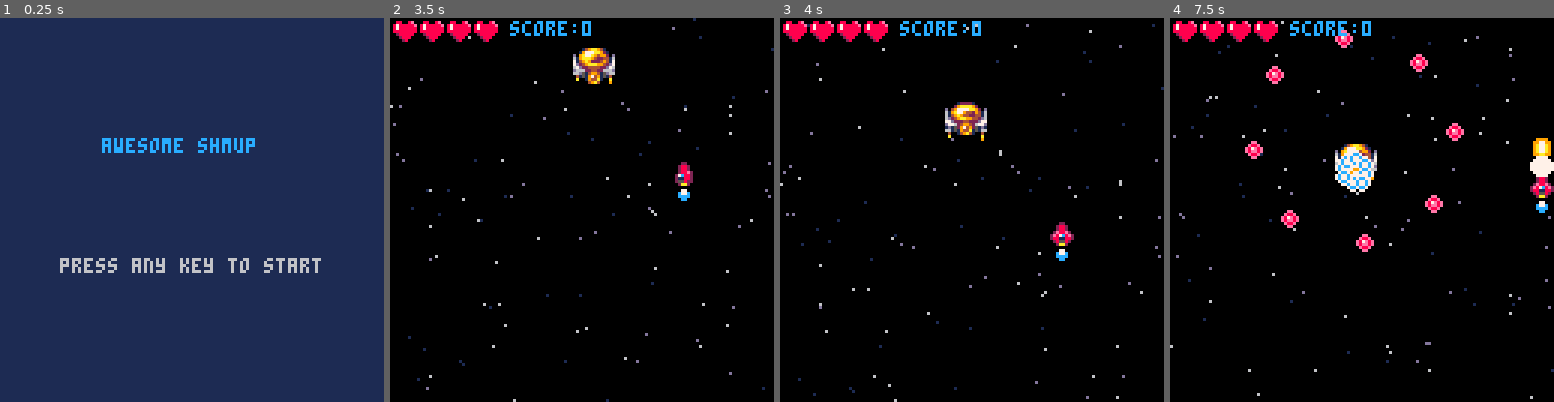
Above: before the commit, frames 1-4 (left to right).
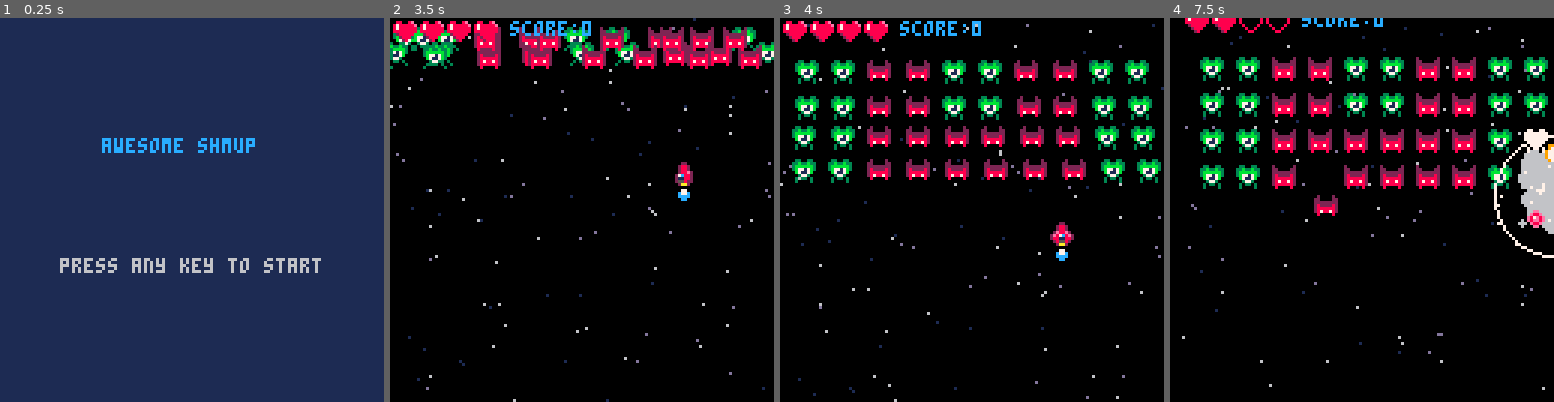
Above: after the commit, the same moments.

Repository: alexlazarovski/pico-8-shmup-tutorial
Game: PICO-8 cartridge shmup.p8
Two runs of this game, one before a commit and one after it. Both use one fixed random seed, a clock stepped at 60 frames per second and the inputs below.
Inputs:
- Up to frame 1 (0.25 s): no input
- Up to frame 2 (3.5 s): tap X (X key) at 0.33, 1.07, 1.85, 2.97 s; tap O (Z key) at 0.7, 1.7, 2.1, 2.5, 2.9, 3.3 s; hold Right 1.6-2.1 s; hold Up 2.15-2.42 s; hold Right 2.47-3.03 s; hold Left from 3.08 s (still down)
- Up to frame 3 (4 s): release Left at 3.58 s; hold Down 3.63-3.97 s; tap O (Z key) at 3.7 s
- Up to frame 4 (7.5 s): hold Right 4.02-4.68 s; tap X (X key) every 1.12 s from 4.08 to 7.43 s; tap O (Z key) every 0.4 s from 4.1 to 7.3 s; hold Up 4.73-5.03 s; hold Left 5.08-5.68 s; hold Down 5.73-6.03 s; hold Right 6.08-6.58 s; hold Right 6.63-7.13 s; hold Up 7.18-7.45 s

Frame 1 is identical in both runs. In frame 2, 6.6% of the frame differs, in the area x 0-100%, y 2-18%; in frame 3, 11%; in frame 4, 17%, in the area x 0-100%, y 0-100%.

Commit message:
lesson 25 aimed shots and shaking screen

Diff:
--- a/shmup.p8
+++ b/shmup.p8
@@ -17,6 +17,7 @@
  blinkt = 1
  t = 0
  lockout = 0
+ shake = 0
 end
 
 function _update()
@@ -37,6 +38,9 @@
 end
 
 function _draw()
+ camera()
+ doshake()
+
  if mode == "game" then
   draw_game()
  elseif mode == "start" then
@@ -58,7 +62,7 @@
 function startgame()
  t = 0
 
- wave = 3
+ wave = 1
  nextwave()
 
  ship = makespr()
@@ -386,6 +391,22 @@
  myspr.anispd = 0.4
 
  return myspr
+end
+
+function doshake()
+ local shakex = rnd(shake) - shake / 2
+ local shakey = rnd(shake) - shake / 2
+
+ camera(shakex, shakey)
+
+ if shake > 10 then
+  shake *= 0.9
+ else
+  shake -= 1
+  if shake < 1 then
+   shake = 0
+  end
+ end
 end
 -->8
 -- update
@@ -490,6 +511,7 @@
    if col(myen, ship) then
     explode(ship.x + 4, ship.y + 4, true)
     lives -= 1
+    shake = 12
     sfx(1)
     isinv = true
     invul = 60
@@ -505,6 +527,7 @@
    if col(ebul, ship) then
     explode(ship.x + 4, ship.y + 4, true)
     lives -= 1
+    shake = 12
     sfx(1)
     isinv = true
     invul = 60
@@ -776,12 +799,12 @@
    { 3, 3, 0, 1, 0, 0, 1, 0, 3, 3 }
   })
  elseif wave == 4 then
-  attackfreq = 1
+  attackfreq = 60
   placens({
    { 0, 0, 0, 0, 0, 0, 0, 0, 0, 0 },
    { 0, 0, 0, 0, 4, 0, 0, 0, 0, 0 },
    { 0, 0, 0, 0, 0, 0, 0, 0, 0, 0 },
-   { 0, 0, 0, 0, 0, 0, 0, 0, 0, 0 }
+   { 1, 1, 1, 1, 1, 1, 1, 1, 1, 1 }
   })
  end
 end
@@ -930,7 +953,7 @@
    if myen.y > 110 then
     myen.sy = 1
    else
-    if t % 30 == 0 then
+    if t % 25 == 0 then
      firespread(myen, 8, 1, rnd())
     end
    end
@@ -988,7 +1011,13 @@
  if myen == nil then return end
 
  if myen.mission == "protec" then
-  fire(myen, 0, 2)
+  if myen.type == 4 then
+   firespread(myen, 8, 1.3, rnd())
+  elseif myen.type == 2 then
+   aimedfire(myen, 2)
+  else
+   fire(myen, 0, 2)
+  end
  end
 end
 
@@ -1039,6 +1068,7 @@
  myen.flash = 4
  sfx(29)
  add(ebuls, myebul)
+ return myebul
 end
 
 function firespread(myen, num, spd, base)
@@ -1049,6 +1079,16 @@
  for i = 1, num do
   fire(myen, 1 / num * i + base, spd)
  end
+end
+
+function aimedfire(myen, spd)
+ local myebul = fire(myen, 0, spd)
+ ang = atan2(
+  ship.y + 4 - myebul.y,
+  ship.x + 4 - myebul.x
+ )
+ myebul.sx = sin(ang) * spd
+ myebul.sy = cos(ang) * spd
 end
 
 __gfx__
